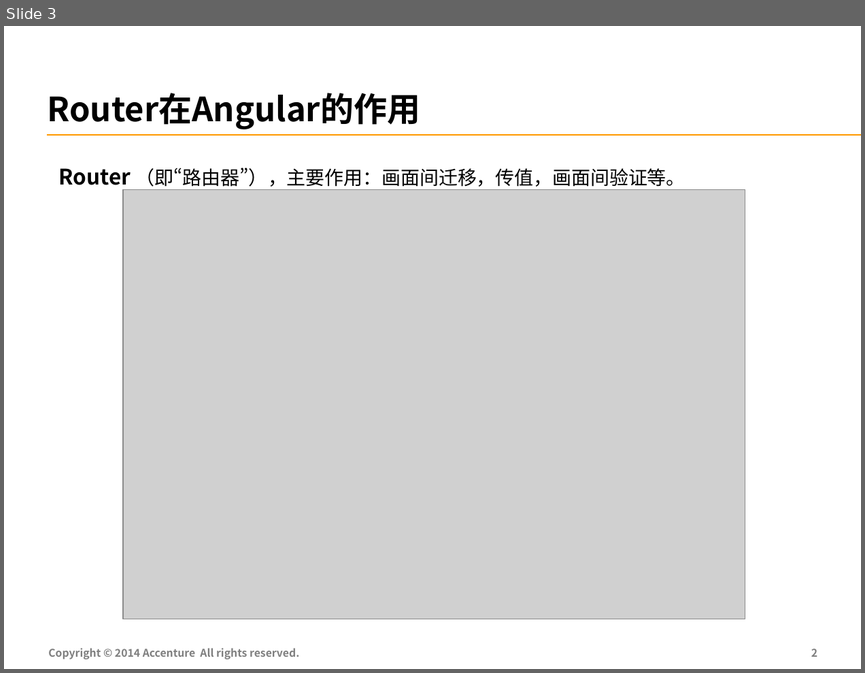
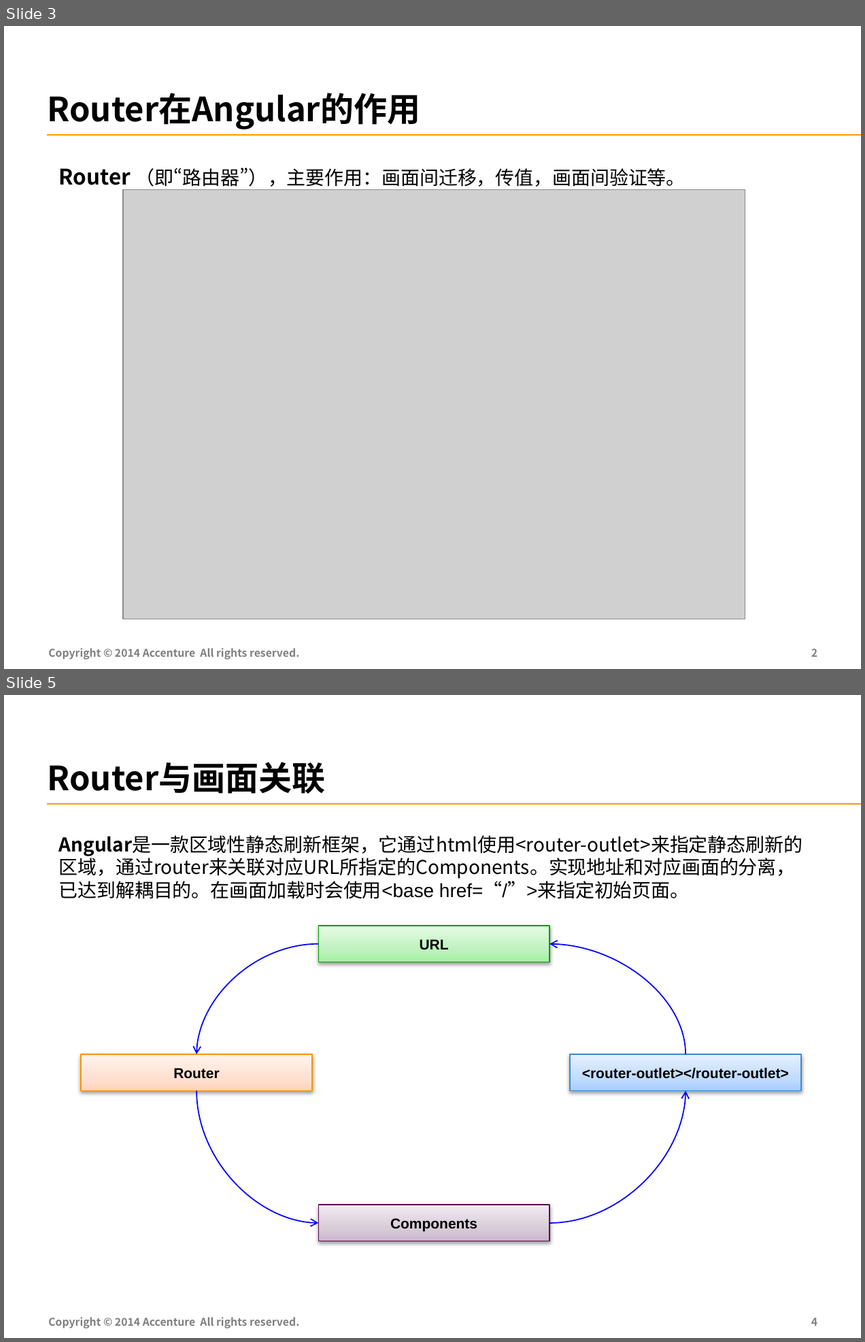
Before and after one commit to FS-Angular-Interest-Group/AngularTraining, a slide deck: PPT/04-Accenture-FS-Angular-Router.pptx. Shown one above the other, each under a label of ours: slide 3 before the commit, slides 3 and 5 after it; the slides between them are not shown. The pictures are 865x673 and 865x1342 pixels, drawn with LibreOffice and Linux fonts; fonts in the diff are those of the drawing; grey boxes stand for pictures. Boxes give left, top, right and bottom in pixels: in the first picture for what was removed or moved away, otherwise in the second. Text is boxed around its words. In the diff, an @@ line names an element or a change of style, - is before the commit and + after.

Commit message:
router

```diff
--- a/PPT/04-Accenture-FS-Angular-Router.pptx
+++ b/PPT/04-Accenture-FS-Angular-Router.pptx
@@ slide 5 added at [4,695,861,1338], background #FFFFFF; not listed: 1 template element that a slide beside it also shows @@
@@ title added at [48,762,326,794], 28 pt, text #000000, bold @@
+Router与画面关联
@@ text added at [59,835,803,899], 16 pt, text #000000 @@
+Angular是一款区域性静态刷新框架，它通过html使用<router-outlet>来指定静态刷新的区域，通过router来关联对应URL所指定的Components。实现地址和对应画面的分离，已达到解耦目的。在画面加载时会使用<base href=“/”>来指定初始页面。
@@ rectangle added at [318,926,550,962], fill gradient #A3F0A3 to #BFF3BF to #E6FBE6, outline #009C00 0.75 pt, 12 pt, text #000000, bold @@
+URL
@@ curved arrow added from (318, 943) to (197, 1054), #0000FF 1 pt @@
@@ curved arrow added from (685, 1054) to (550, 943), #0000FF 1 pt @@
@@ rectangle added at [81,1054,313,1091], fill gradient #FFD4BD to #FFE0D1 to #FFF3EE, outline #F99600 0.75 pt, 12 pt, text #000000, bold @@
+Router
@@ rectangle added at [570,1054,801,1091], fill gradient #A9CDFF to #C2DBFF to #E8F1FF, outline #3B8CCC 0.75 pt, 12 pt, text #000000, bold @@
+<router-outlet></router-outlet>
@@ curved arrow added from (197, 1091) to (318, 1223), #0000FF 1 pt @@
@@ curved arrow added from (550, 1223) to (685, 1091), #0000FF 1 pt @@
@@ rectangle added at [318,1204,550,1241], fill gradient #C9B7C9 to #D9CDD9 to #F1ECF1, outline #550F55 0.75 pt, 12 pt, text #000000, bold @@
+Components
@@ text added at [48,1317,299,1328], 9 pt, text #7F7F7F, bold @@
+Copyright © 2014 Accenture All rights reserved.
@@ page number added at [811,1317,817,1325], 9 pt, text #7F7F7F, bold @@
+4
```
Also in this commit, not shown: 6 slides changed, 7 slides removed, 2 other files.
